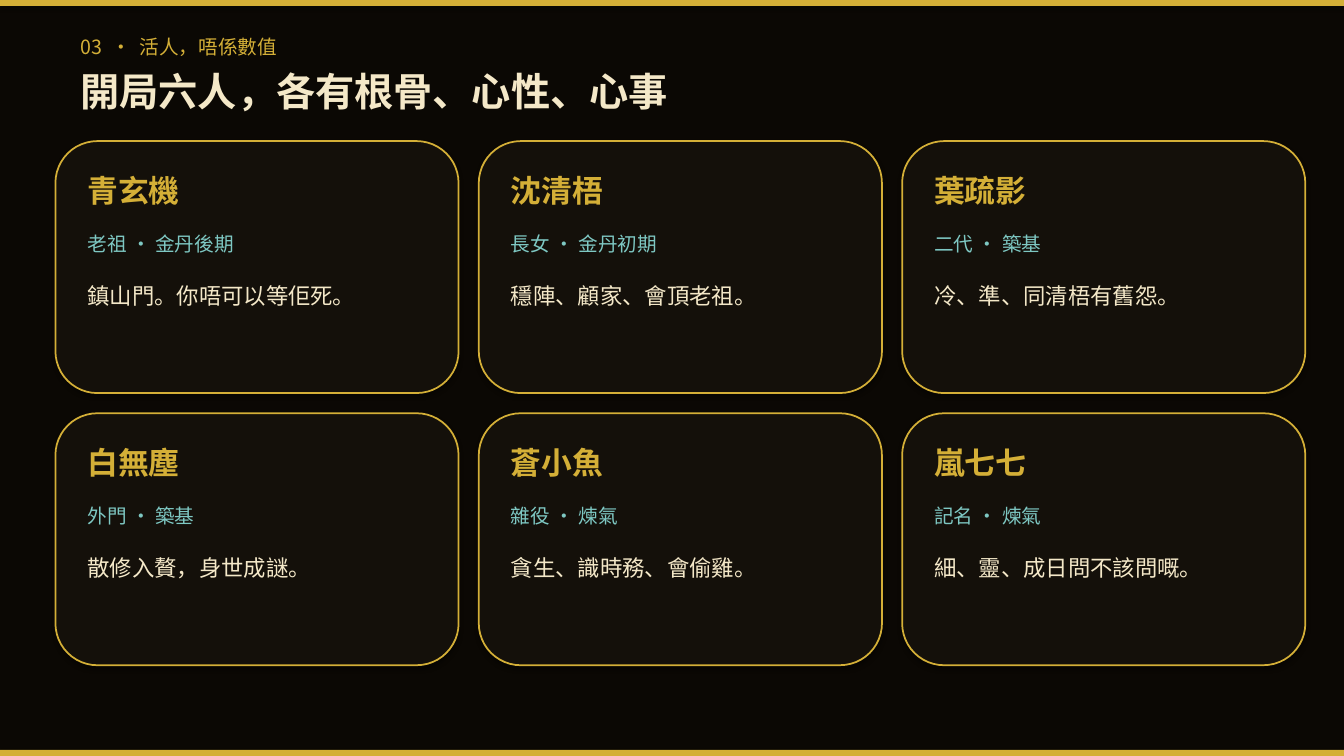
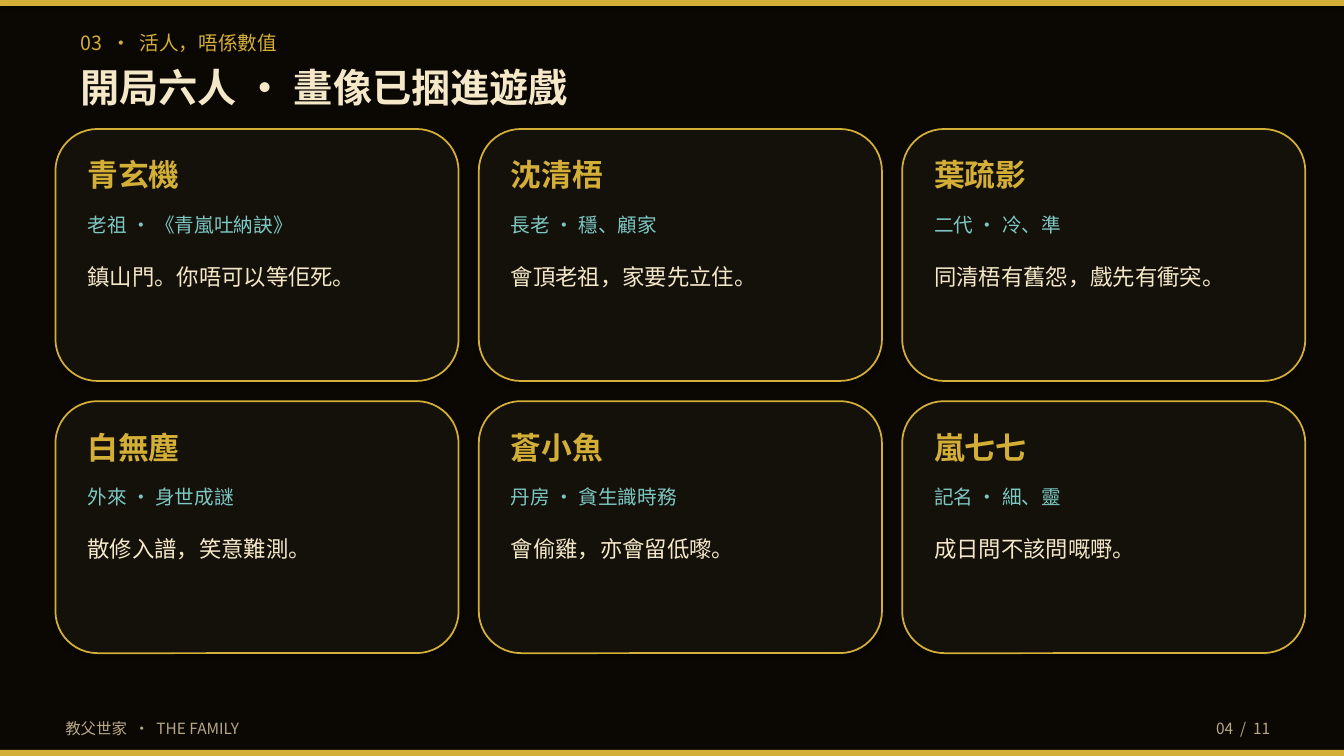
Before and after one commit to yip-lgtm/family, a slide deck: slide 4 of docs/教父世家-3分鐘簡報.pptx. Drawn at 1344x756 pixels with LibreOffice and Linux fonts; fonts in the diff are those of the drawing. Boxes give left, top, right and bottom in pixels: in the first picture for what was removed or moved away, otherwise in the second. Text is boxed around its words. In the diff, an @@ line names an element or a change of style, - is before the commit and + after.

```diff
--- a/docs/教父世家-3分鐘簡報.pptx
+++ b/docs/教父世家-3分鐘簡報.pptx
@@ text at [80, 68, 568, 106]: text changed @@
-開局六人，各有根骨、心性、心事
+開局六人 · 畫像已捆進遊戲
@@ 6 rounded rectangles: place and size @@
-6 rounded rectangles at [55, 141, 1306, 665]
+6 rounded rectangles at [55, 129, 1306, 653]
@@ text at [88, 215, 292, 234]: text changed @@
-老祖 · 金丹後期
+老祖 · 《青嵐吐納訣》
@@ text removed at [511, 234, 657, 253] @@
-長女 · 金丹初期
@@ text added at [511, 215, 657, 234], 14 pt, text #7EC8C3 @@
+長老 · 穩、顧家
@@ text at [934, 215, 1061, 234]: text changed @@
-二代 · 築基
+二代 · 冷、準
@@ text "鎮山門。你唔可以等佢死。": place and size @@
-text "鎮山門。你唔可以等佢死。" at [88, 285, 356, 306]
+text "鎮山門。你唔可以等佢死。" at [88, 266, 356, 287]
@@ text at [511, 266, 757, 287]: text changed @@
-穩陣、顧家、會頂老祖。
+會頂老祖，家要先立住。
@@ text at [934, 266, 1224, 287]: text changed @@
-冷、準、同清梧有舊怨。
+同清梧有舊怨，戲先有衝突。
@@ 6 texts: place and size @@
-6 texts at [88, 176, 1026, 477]
+6 texts at [88, 160, 1026, 462]
@@ text removed at [88, 506, 194, 525] @@
-外門 · 築基
@@ text added at [88, 487, 233, 506], 14 pt, text #7EC8C3 @@
+外來 · 身世成謎
@@ text removed at [511, 506, 618, 525] @@
-雜役 · 煉氣
@@ text added at [511, 487, 677, 506], 14 pt, text #7EC8C3 @@
+丹房 · 貪生識時務
@@ text at [934, 487, 1061, 506]: text changed @@
-記名 · 煉氣
+記名 · 細、靈
@@ text at [88, 538, 311, 559]: text changed @@
-散修入贅，身世成謎。
+散修入譜，笑意難測。
@@ text at [511, 538, 734, 559]: text changed @@
-貪生、識時務、會偷雞。
+會偷雞，亦會留低嚟。
@@ text at [934, 538, 1135, 559]: text changed @@
-細、靈、成日問不該問嘅。
+成日問不該問嘅嘢。
@@ text added at [65, 721, 239, 735], 11 pt, text #B8A888 @@
+教父世家 · THE FAMILY
@@ text added at [1216, 722, 1270, 734], 11 pt, text #B8A888 @@
+04 / 11
```
Also in this commit, not shown: 9 other slides changed, 1 slide added, 3 other files.
